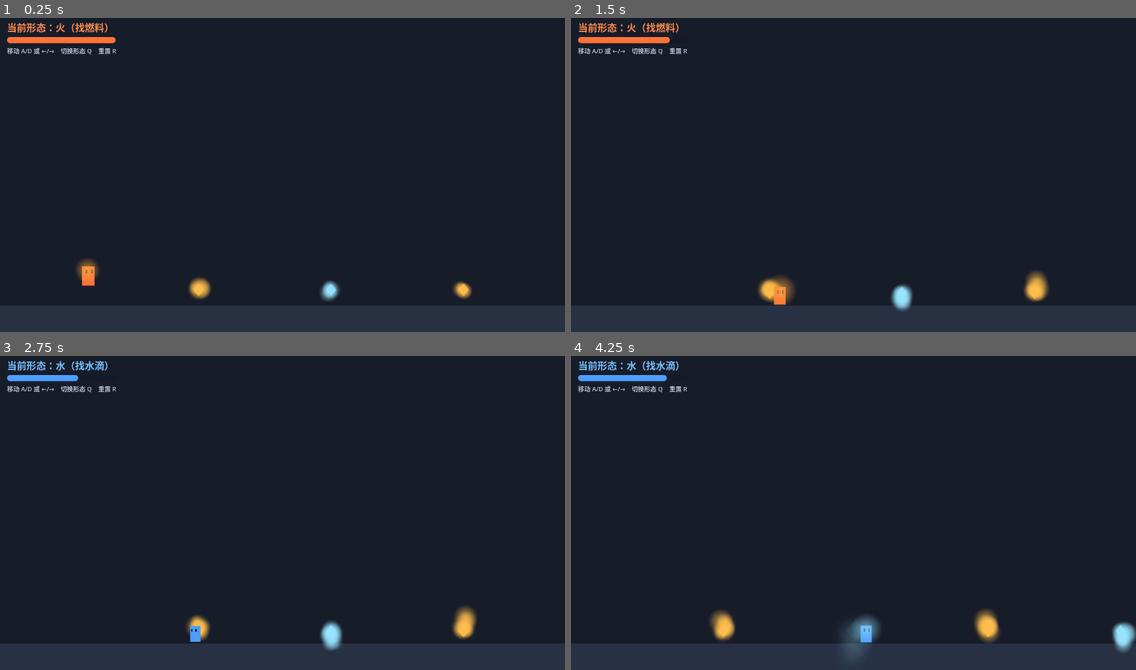
Above: before the commit, frames 1-4 (two rows, left to right).
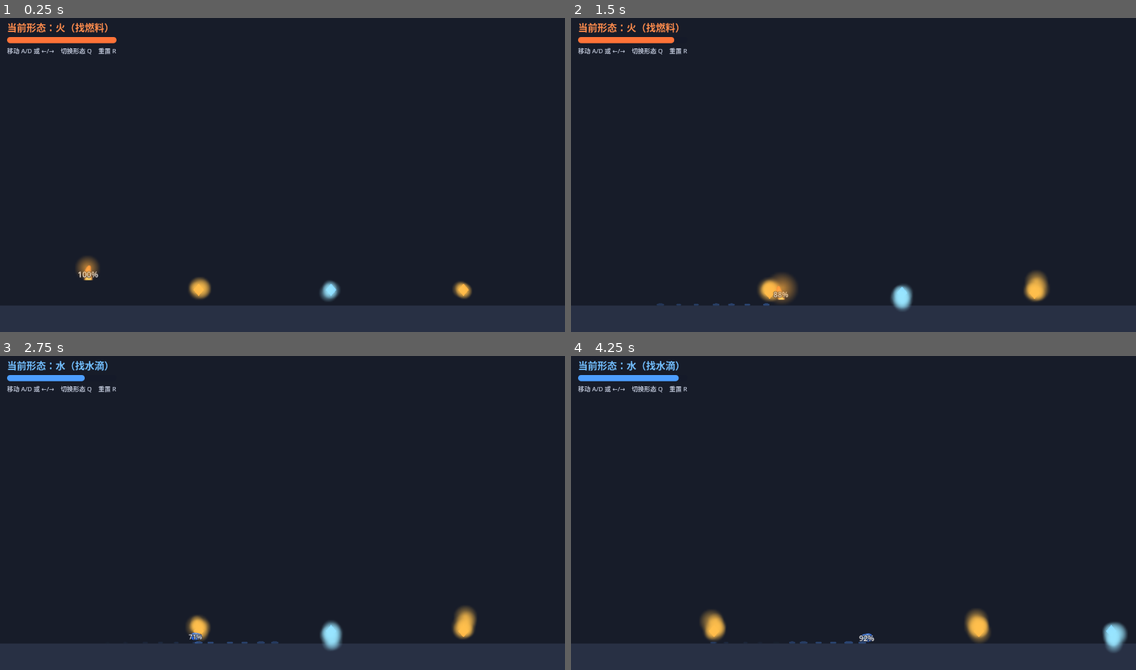
Above: after the commit, the same moments.

Repository: wov/elements
Game: Godot game, scene res://scenes/main.tscn
Two runs of this game, one before a commit and one after it. Both use one fixed random seed, a clock stepped at 60 frames per second and the inputs below.
Inputs:
- Up to frame 1 (0.25 s): no input
- Up to frame 2 (1.5 s): hold Q (switch_form) 0.53-1.28 s; hold D (move_right) from 0.53 s (still down); tap Q (switch_form) at 1.35 s
- Up to frame 3 (2.75 s): release D (move_right) at 2.03 s; hold A (move_left) from 2.03 s (still down); hold Q (switch_form) from 2.03 s (still down)
- Up to frame 4 (4.25 s): release A (move_left) at 2.78 s; release Q (switch_form) at 2.78 s; hold D (move_right) from 2.78 s (still down); tap Q (switch_form) at 2.85 s; hold Q (switch_form) from 3.53 s (still down)

The runs differ from the first frame. In frame 1, 0.2% of the frame differs, in the area x 13-21%, y 6-86%; in frame 2, 0.3%; in frame 3, 0.2%; in frame 4, 2.0%, in the area x 16-100%, y 6-96%.

Commit message:
主角表现：动画帧、火焰浮空与迎风变形、张力水滴与水渍、体内百分比、停留免耗

Diff:
--- /dev/null
+++ b/scripts/character_frames.gd
@@ -0,0 +1,91 @@
+class_name CharacterFrames
+extends RefCounted
+## 生成主角的占位动画帧（SpriteFrames）。
+## 正式美术就绪后，直接给 AnimatedSprite2D 换一份编辑器制作的 SpriteFrames 即可。
+##
+## 动画一览（均按「向右移动」绘制，向左由 flip_h 镜像）：
+## - fire_idle / fire_move：火焰；移动时火苗向行进反方向拖曳（迎风变形）并略微收窄
+## - water_idle / water_move：有张力的圆形水滴；静止时轻微张力呼吸，移动时横向拉伸
+
+const FRAME_SIZE := 64
+
+const FIRE_IDLE := "fire_idle"
+const FIRE_MOVE := "fire_move"
+const WATER_IDLE := "water_idle"
+const WATER_MOVE := "water_move"
+
+
+static func build() -> SpriteFrames:
+	var frames := SpriteFrames.new()
+	if frames.has_animation("default"):
+		frames.remove_animation("default")
+	_add_anim(frames, FIRE_IDLE, 6, 10.0)
+	_add_anim(frames, FIRE_MOVE, 6, 14.0)
+	_add_anim(frames, WATER_IDLE, 4, 6.0)
+	_add_anim(frames, WATER_MOVE, 4, 10.0)
+	return frames
+
+
+static func _add_anim(frames: SpriteFrames, anim: String, count: int, fps: float) -> void:
+	frames.add_animation(anim)
+	frames.set_animation_speed(anim, fps)
+	frames.set_animation_loop(anim, true)
+	for i in count:
+		var phase := float(i) / float(count)
+		var tex: Texture2D = null
+		match anim:
+			FIRE_IDLE:
+				tex = _texture(func(x: int, y: int) -> Color: return _fire_pixel(x, y, phase, 0.0))
+			FIRE_MOVE:
+				tex = _texture(func(x: int, y: int) -> Color: return _fire_pixel(x, y, phase, -0.42))
+			WATER_IDLE:
+				tex = _texture(func(x: int, y: int) -> Color: return _water_pixel(x, y, phase, 1.0, 0.92))
+			WATER_MOVE:
+				tex = _texture(func(x: int, y: int) -> Color: return _water_pixel(x, y, phase, 1.3, 0.8))
+		frames.add_frame(anim, tex)
+
+
+static func _texture(draw: Callable) -> Texture2D:
+	var image := Image.create_empty(FRAME_SIZE, FRAME_SIZE, false, Image.FORMAT_RGBA8)
+	for y in FRAME_SIZE:
+		for x in FRAME_SIZE:
+			image.set_pixel(x, y, draw.call(x, y))
+	return ImageTexture.create_from_image(image)
+
+
+## 火焰像素：底部宽、顶部收尖；中轴随高度摆动（帧相位制造跳动）。
+## lean 为移动时的迎风拖曳量（负值 = 火苗向左拖曳，配 flip_h 使用）。
+static func _fire_pixel(x: int, y: int, phase: float, lean: float) -> Color:
+	var nx := (float(x) + 0.5 - 32.0) / 28.0
+	var t := 1.0 - (float(y) + 0.5) / 56.0
+	if t < 0.0 or t > 1.0:
+		return Color(0, 0, 0, 0)
+	var axis := sin(t * 5.5 + phase * TAU) * 0.14 * t + lean * pow(t, 1.5)
+	var half_width := 0.62 * sqrt(maxf(0.0, 1.0 - t * t)) + 0.05
+	if absf(lean) > 0.0:
+		half_width *= 0.88
+	var d := absf(nx - axis) / half_width
+	if d >= 1.0:
+		return Color(0, 0, 0, 0)
+	var alpha := clampf((1.0 - d) * 2.2, 0.0, 1.0)
+	var heat := clampf((1.0 - d * 0.55) * (1.15 - t * 0.85) + 0.08 * sin(phase * TAU), 0.0, 1.0)
+	var color := Color(1.0, 0.25 + 0.6 * heat, 0.08 + 0.35 * heat)
+	color.a = alpha
+	return color
+
+
+## 水滴像素：圆形 + 表面张力式的小幅半径波动（帧相位制造抖动）。
+## stretch_x / stretch_y 控制移动时的拉伸。
+static func _water_pixel(x: int, y: int, phase: float, stretch_x: float, stretch_y: float) -> Color:
+	var nx := (float(x) + 0.5 - 32.0) / 22.0
+	var ny := (float(y) + 0.5 - 32.0) / 22.0
+	var angle := atan2(ny, nx)
+	var d := sqrt(pow(nx / stretch_x, 2.0) + pow(ny / stretch_y, 2.0))
+	var tension := 1.0 + 0.05 * sin(3.0 * angle + phase * TAU)
+	if d >= tension:
+		return Color(0, 0, 0, 0)
+	var depth := clampf((tension - d) * 1.6, 0.0, 1.0)
+	var light := clampf(0.6 - (nx + ny) * 0.6, 0.0, 1.0) * depth
+	var color := Color(0.16, 0.42, 0.95, 1.0).lerp(Color(0.80, 0.95, 1.0, 1.0), light)
+	color.a = clampf((tension - d) * 7.0, 0.0, 1.0) * 0.92
+	return color
--- a/scripts/player.gd
+++ b/scripts/player.gd
@@ -1,8 +1,13 @@
 class_name Player
 extends CharacterBody2D
 ## 元素主角：只能左右移动（没有跳跃）。
-## 元素量（amount）随时间缓慢衰竭，移动时衰竭加快，归零即消散。
+## 元素量（amount）只在移动时衰竭（停留不消耗，给玩家思考时间），归零即消散。
 ## 火形态靠「燃料」补充元素量，水形态靠「水滴」补充（见 ElementPickup）。
+##
+## 外观：AnimatedSprite2D 动画帧（占位帧由 CharacterFrames 程序生成，可整体替换）。
+## - 火：微微浮空 + 缓慢起伏；移动时火苗向行进反方向拖曳（迎风变形）
+## - 水：贴地的圆形张力水滴；移动时横向拉伸，并在地面留下水渍
+## - 体内显示元素量百分比，制造紧迫感
 
 signal form_changed(form)
 signal depleted
@@ -17,15 +22,18 @@
 
 @export_group("衰竭")
 @export var start_amount: float = 1.0
-## 静止时的衰竭速度（每秒）
-@export var idle_drain: float = 0.025
-## 移动时的额外衰竭速度（每秒）
+## 停留不消耗（0 = 静止完全不衰竭；想加全局压力可调大）
+@export var idle_drain: float = 0.0
+## 移动时的衰竭速度（每秒）
 @export var move_drain: float = 0.13
 
-const FORM_COLORS: Dictionary = {
-	Form.FIRE: Color(1.0, 0.45, 0.22),
-	Form.WATER: Color(0.30, 0.62, 1.0),
-}
+@export_group("外观")
+## 火焰悬空高度（像素）
+@export var fire_hover: float = 6.0
+## 水渍生成间隔（秒）
+@export var stain_interval: float = 0.12
+## 占位帧的显示缩放
+@export var sprite_scale: float = 0.6
 
 var form: Form = Form.FIRE
 ## 当前元素量（0~1）。归零即消散并发出 depleted 信号。
@@ -35,10 +43,14 @@
 
 var _facing: int = 1
 var _dead: bool = false
+var _time: float = 0.0
+var _trail_timer: float = 0.0
+var _last_percent: int = -1
 var _fx_tween: Tween
-var _body: Polygon2D
+var _sprite: AnimatedSprite2D
+var _percent_label: Label
 var _aura: CPUParticles2D
-var _face: Node2D
+var _float: Node2D
 var _fx: Node2D
 
 @onready var visual: Node2D = $Visual
@@ -52,15 +64,17 @@
 
 
 func _physics_process(delta: float) -> void:
+	_time += delta
 	if not is_on_floor():
 		velocity.y += gravity * delta
 
 	var direction := 0.0
 	if input_enabled and not _dead:
 		direction = Input.get_axis("move_left", "move_right")
+	var moving := direction != 0.0
 
 	var speed := move_speed * lerpf(min_speed_ratio, 1.0, amount)
-	if direction != 0.0:
+	if moving:
 		velocity.x = direction * speed
 		_facing = 1 if direction > 0.0 else -1
 	else:
@@ -71,15 +85,27 @@
 	if _dead:
 		return
 
-	# 衰竭：移动时明显加快；归零即消散
-	var drain := idle_drain + (move_drain if direction != 0.0 else 0.0)
+	# 衰竭：只有移动才消耗；归零即消散
+	var drain := idle_drain + (move_drain if moving else 0.0)
 	amount = maxf(amount - drain * delta, 0.0)
 	_update_size()
 
 	if amount <= 0.0:
 		_die()
-	else:
-		_face.position.x = _facing * 3.0
+		return
+
+	_update_animation(moving)
+	_update_hover(delta)
+	_update_percent()
+
+	# 水渍：水形态移动时在地面留下痕迹
+	if form == Form.WATER and moving and is_on_floor():
+		_trail_timer -= delta
+		if _trail_timer <= 0.0:
+			_trail_timer = stain_interval
+			_spawn_stain()
+	else:
+		_trail_timer = 0.0
 
 
 func _unhandled_input(event: InputEvent) -> void:
@@ -115,28 +141,30 @@
 	tween.tween_callback(func() -> void: depleted.emit())
 
 
-## 占位外观全部由代码生成；visual 节点随元素量缩放，_fx 节点负责弹跳反馈。
+## 视觉层级：visual(随元素量缩放) > _fx(拾取/切换的弹跳) > _float(形态悬停/起伏) > 精灵+百分比+光环
 func _build_visual() -> void:
 	_fx = Node2D.new()
 	visual.add_child(_fx)
 
-	_body = Polygon2D.new()
-	_body.polygon = PackedVector2Array([
-		Vector2(-14, -22), Vector2(14, -22),
-		Vector2(14, 22), Vector2(-14, 22),
-	])
-	_fx.add_child(_body)
-
-	_face = Node2D.new()
-	_fx.add_child(_face)
-	for offset in [Vector2(-7, -10), Vector2(5, -10)]:
-		var eye := Polygon2D.new()
-		eye.polygon = PackedVector2Array([
-			Vector2(-2, -4), Vector2(2, -4), Vector2(2, 4), Vector2(-2, 4),
-		])
-		eye.color = Color(0.12, 0.13, 0.2)
-		eye.position = offset
-		_face.add_child(eye)
+	_float = Node2D.new()
+	_fx.add_child(_float)
+
+	_sprite = AnimatedSprite2D.new()
+	_sprite.sprite_frames = CharacterFrames.build()
+	_sprite.scale = Vector2(sprite_scale, sprite_scale)
+	_sprite.play(CharacterFrames.FIRE_IDLE)
+	_float.add_child(_sprite)
+
+	_percent_label = Label.new()
+	_percent_label.position = Vector2(-24, -12)
+	_percent_label.custom_minimum_size = Vector2(48, 24)
+	_percent_label.horizontal_alignment = HORIZONTAL_ALIGNMENT_CENTER
+	_percent_label.vertical_alignment = VERTICAL_ALIGNMENT_CENTER
+	_percent_label.add_theme_font_size_override("font_size", 18)
+	_percent_label.add_theme_color_override("font_color", Color(1, 1, 1, 0.95))
+	_percent_label.add_theme_color_override("font_outline_color", Color(0.08, 0.09, 0.14, 0.9))
+	_percent_label.add_theme_constant_override("outline_size", 6)
+	_float.add_child(_percent_label)
 
 	_aura = CPUParticles2D.new()
 	_aura.texture = VisualFx.soft_circle()
@@ -148,12 +176,11 @@
 	_aura.local_coords = true
 	_aura.scale_amount_min = 3.0
 	_aura.scale_amount_max = 6.0
-	_fx.add_child(_aura)
-
-
-## 按当前形态刷新外观；play_fx 控制是否播放切换时的挤压反馈。
+	_float.add_child(_aura)
+
+
+## 按当前形态刷新光环；play_fx 控制是否播放切换时的挤压反馈。
 func _apply_form(play_fx: bool) -> void:
-	_body.color = FORM_COLORS[form]
 	match form:
 		Form.FIRE:
 			_aura.direction = Vector2(0, -1)
@@ -183,6 +210,56 @@
 	_aura.amount = int(6.0 + 18.0 * amount)
 
 
+## 形态 + 是否移动 → 动画帧；向左移动用 flip_h 镜像。
+func _update_animation(moving: bool) -> void:
+	var anim: String
+	if form == Form.FIRE:
+		anim = CharacterFrames.FIRE_MOVE if moving else CharacterFrames.FIRE_IDLE
+	else:
+		anim = CharacterFrames.WATER_MOVE if moving else CharacterFrames.WATER_IDLE
+	if _sprite.animation != anim or not _sprite.is_playing():
+		_sprite.play(anim)
+	_sprite.flip_h = _facing < 0
+
+
+## 火：悬空 + 缓慢起伏；水：贴地 + 轻微张力呼吸。
+func _update_hover(delta: float) -> void:
+	var target := 0.0
+	if form == Form.FIRE:
+		target = -fire_hover + sin(_time * 2.5) * 3.0
+	else:
+		target = 8.0 + sin(_time * 1.8) * 1.2
+	_float.position.y = lerpf(_float.position.y, target, 12.0 * delta)
+
+
+## 体内百分比数字（只在整数变化时刷新）。
+func _update_percent() -> void:
+	var percent := int(round(amount * 100.0))
+	if percent != _last_percent:
+		_last_percent = percent
+		_percent_label.text = "%d%%" % percent
+
+
+## 水形态移动时留在地面的水渍，随时间淡出。
+func _spawn_stain() -> void:
+	var stain := Polygon2D.new()
+	var points := PackedVector2Array()
+	var radius := 7.0 + randf() * 4.0
+	for i in 10:
+		var angle := TAU * float(i) / 10.0
+		points.append(Vector2(cos(angle) * radius, sin(angle) * radius * 0.35))
+	stain.polygon = points
+	stain.position = Vector2(global_position.x + randf_range(-6.0, 6.0), global_position.y + 20.0)
+	stain.color = Color(0.3, 0.55, 0.95, 0.4)
+	stain.z_index = -1
+	get_tree().current_scene.add_child(stain)
+
+	var tween := stain.create_tween()
+	tween.tween_property(stain, "modulate:a", 0.0, 2.2).set_ease(Tween.EASE_IN)
+	tween.parallel().tween_property(stain, "scale", Vector2(0.7, 0.7), 2.2)
+	tween.tween_callback(stain.queue_free)
+
+
 func _new_fx_tween() -> Tween:
 	if _fx_tween and _fx_tween.is_valid():
 		_fx_tween.kill()
Not shown, added: scripts/character_frames.gd.uid
Not shown, changed: README.md
